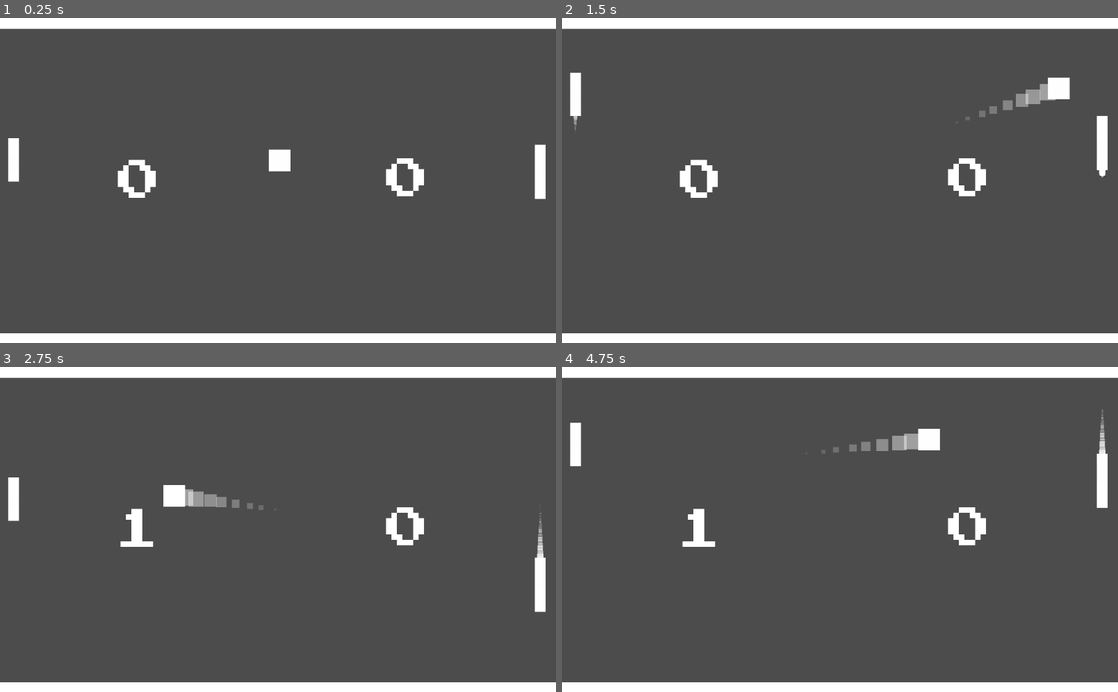
Above: before the commit, frames 1-4 (two rows, left to right).
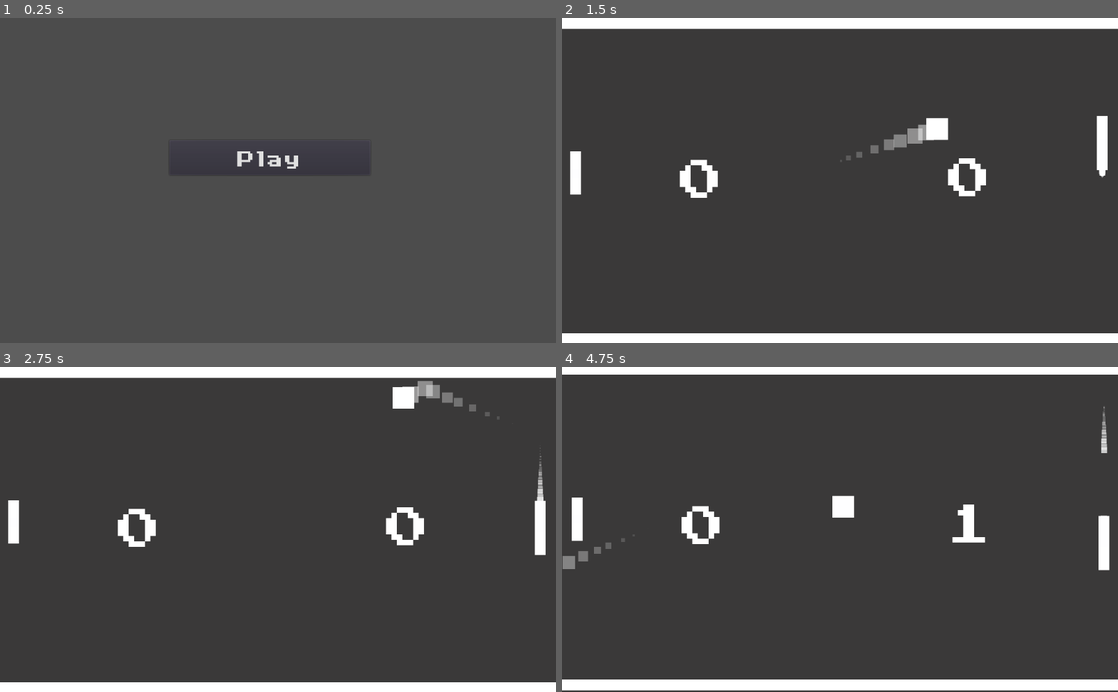
Above: after the commit, the same moments.

Repository: ben-gillott/platformer-prototype
Game: Godot game, scene res://Scenes/StartMenu.tscn
Two runs of this game, one before a commit and one after it. Both use one fixed random seed, a clock stepped at 60 frames per second and the inputs below. Before the commit the project starts from res://Scenes/PlayScene.tscn.
Inputs (mouse positions are in pixels of both pictures, inside the frame that each line leads up to):
- Up to frame 1 (0.25 s): no input
- Up to frame 2 (1.5 s): click (834, 157) at 0.5 s, where only the run after the commit has a clickable "Play"; hold Up (ui_up) from 1.28 s (still down)
- Up to frame 3 (2.75 s): release Up (ui_up) at 2.03 s; hold Down (ui_down) from 2.03 s (still down)
- Up to frame 4 (4.75 s): release Down (ui_down) at 2.78 s; hold Up (ui_up) 2.78-4.28 s; hold Down (ui_down) from 4.28 s (still down)

The runs differ from the first frame. In frame 1, 8.3% of the frame differs, in the area x 0-100%, y 0-100%; in frame 2, 1.9%; in frame 3, 2.9%; in frame 4, 6.2%.

Commit message:
Start Menu Technically works - ball speed and paddle changes

Diff:
--- /dev/null
+++ b/GameTwo-Pong/Art/retro.tres
@@ -0,0 +1,7 @@
+[gd_resource type="DynamicFont" load_steps=2 format=2]
+
+[ext_resource path="res://Art/Retroville NC.ttf" type="DynamicFontData" id=1]
+
+[resource]
+size = 40
+font_data = ExtResource( 1 )
--- a/GameTwo-Pong/Scenes/PlayScene.tscn
+++ b/GameTwo-Pong/Scenes/PlayScene.tscn
@@ -18,6 +18,16 @@
 
 [node name="PlayScene" type="Node2D"]
 script = ExtResource( 5 )
+
+[node name="ColorRect" type="ColorRect" parent="."]
+margin_left = -270.0
+margin_top = -235.0
+margin_right = 1299.0
+margin_bottom = 876.0
+color = Color( 0.227451, 0.223529, 0.223529, 1 )
+__meta__ = {
+"_edit_use_anchors_": false
+}
 
 [node name="Camera" type="Camera2D" parent="."]
 anchor_mode = 0
--- /dev/null
+++ b/GameTwo-Pong/Scenes/StartMenu.gd
@@ -0,0 +1,23 @@
+extends Control
+
+
+# Declare member variables here. Examples:
+# var a = 2
+# var b = "text"
+
+
+# Called when the node enters the scene tree for the first time.
+func _ready():
+	print("at menu")
+	var button = $StartButton
+
+	button.connect("pressed", self, "_button_pressed")
+
+func _button_pressed():
+	print("Start Button Pressed")
+	get_tree().change_scene("res://Scenes/PlayScene.tscn")
+
+
+# Called every frame. 'delta' is the elapsed time since the previous frame.
+#func _process(delta):
+#	pass
--- /dev/null
+++ b/GameTwo-Pong/Scenes/StartMenu.tscn
@@ -0,0 +1,23 @@
+[gd_scene load_steps=3 format=2]
+
+[ext_resource path="res://Art/retro.tres" type="DynamicFont" id=1]
+[ext_resource path="res://Scenes/StartMenu.gd" type="Script" id=2]
+
+[node name="StartMenu" type="Control"]
+anchor_right = 1.0
+anchor_bottom = 1.0
+script = ExtResource( 2 )
+__meta__ = {
+"_edit_use_anchors_": false
+}
+
+[node name="StartButton" type="Button" parent="."]
+margin_left = 311.757
+margin_top = 225.675
+margin_right = 681.757
+margin_bottom = 289.675
+custom_fonts/font = ExtResource( 1 )
+text = "Play"
+__meta__ = {
+"_edit_use_anchors_": false
+}
--- a/GameTwo-Pong/Scripts/AIPaddle.gd
+++ b/GameTwo-Pong/Scripts/AIPaddle.gd
@@ -1,7 +1,7 @@
 extends Node2D
 
-var margin = 10
-var AISpeed = 150
+var margin = 0
+var AISpeed = 350
 
 # Called when the node enters the scene tree for the first time.
 func _ready():
@@ -12,9 +12,13 @@
 	var ballPosY = get_parent().get_node("Ball").global_position.y
 	var aiPosY = $Paddle.global_position.y
 
-	if(aiPosY > ballPosY + margin):
-		$Paddle.moveUp()
-	elif(aiPosY < ballPosY - margin):
-		$Paddle.moveDown()
-	else:
-		$Paddle.stopMoving()
+	#Manually lerp towards target position
+	#var newYval = lerp(aiPosY, ballPosY, AISpeed * delta)
+	#$Paddle.position.y = newYval
+
+	#if(aiPosY > ballPosY + margin):
+	#	$Paddle.moveUp()
+	#elif(aiPosY < ballPosY - margin):
+	#	$Paddle.moveDown()
+	#else:
+	#	$Paddle.stopMoving()
--- a/GameTwo-Pong/Scripts/Ball.gd
+++ b/GameTwo-Pong/Scripts/Ball.gd
@@ -3,24 +3,31 @@
 
 var velocity = Vector2.ZERO
 var baseSpeed = 400
-var tempSpeed = 400
-var speedIncrease = 70
+onready var currentSpeed = baseSpeed
+var speedupPerSecond = 15 #per second
+var speedupPerPlayerScore = 10
+var roundTime = 0
 
 var randomness = .2
 var serveRandomness = .4
 var waitTime = .5
 
 func serve(xDir):
-	tempSpeed = baseSpeed
+	currentSpeed = baseSpeed
+	roundTime = 0
 	velocity = Vector2.ZERO
 
 	yield(get_tree().create_timer(waitTime), "timeout")
 
 	var yDir = rand_range(serveRandomness, -serveRandomness)
 	var direction = Vector2(xDir, yDir)
-	velocity = direction * tempSpeed
+	velocity = direction * currentSpeed
 
 func _physics_process(delta):
+	#Speedup
+	roundTime += delta
+	currentSpeed = baseSpeed + roundTime * speedupPerSecond + get_parent().p1Score * speedupPerPlayerScore
+
 	var direction = velocity.normalized()
 	var col = move_and_collide(velocity * delta)
 
@@ -28,11 +35,10 @@
 		#playsound
 		_hitFX()
 
-		tempSpeed = tempSpeed + speedIncrease
 		#Bounce
 		var randomDiff = Vector2(0, rand_range(randomness, -randomness))
 		direction = direction.bounce(col.normal) + randomDiff
-		velocity = direction * tempSpeed
+		velocity = direction * currentSpeed
 
 	#Check for goal
 	var screenSize = get_viewport_rect().size
--- a/GameTwo-Pong/project.godot
+++ b/GameTwo-Pong/project.godot
@@ -11,7 +11,7 @@
 [application]
 
 config/name="GameTwo-Pong"
-run/main_scene="res://Scenes/PlayScene.tscn"
+run/main_scene="res://Scenes/StartMenu.tscn"
 config/icon="res://icon.png"
 
 [input]
